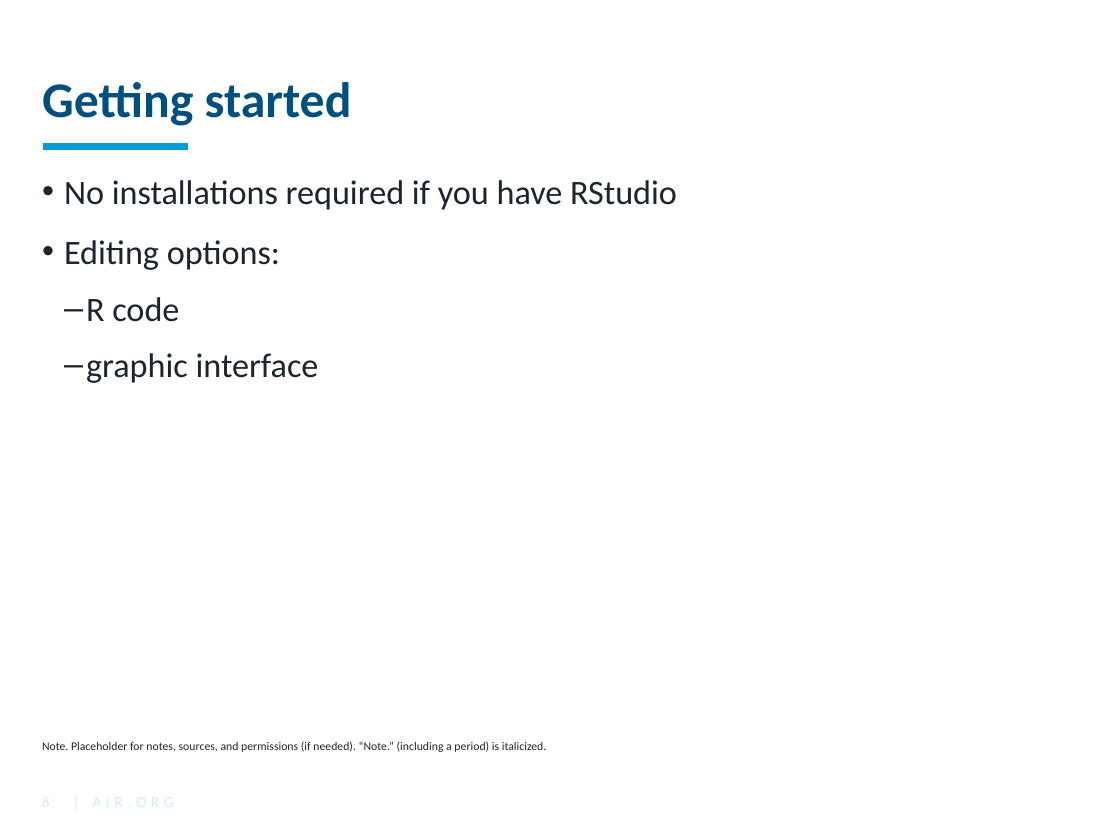
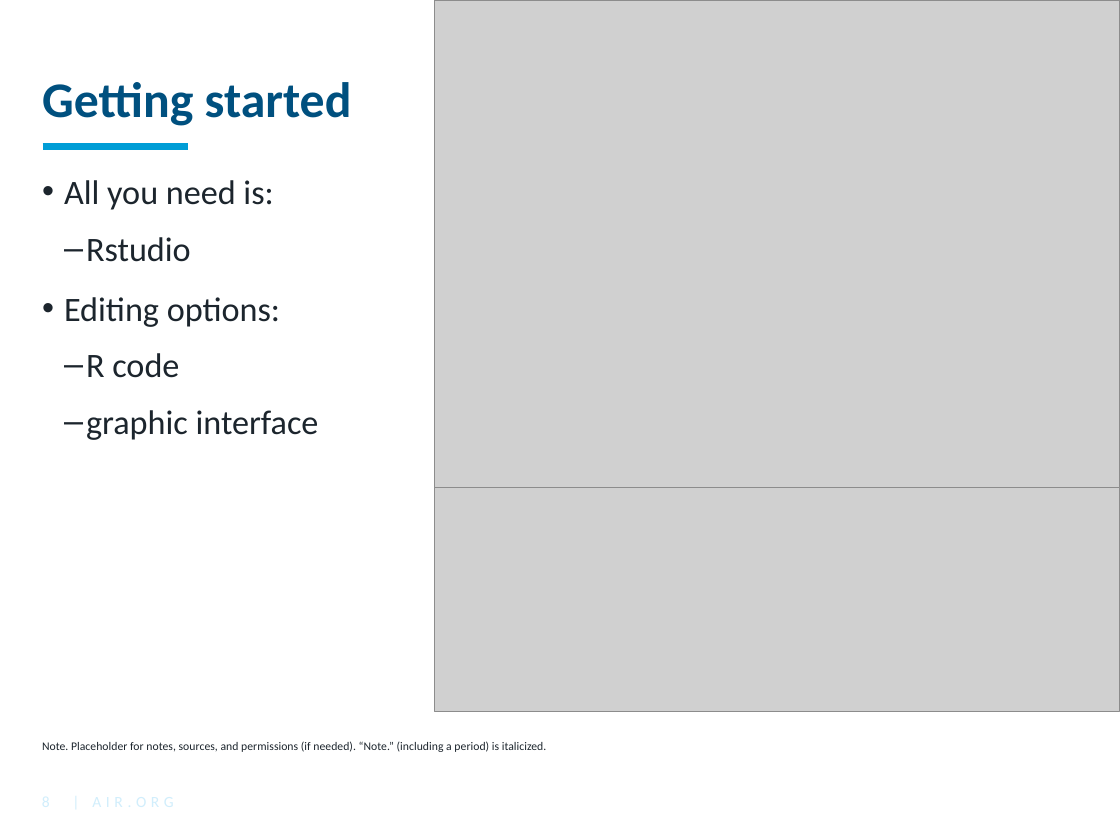
Before and after one commit to American-Institutes-for-Research/dsaa-ncme-2024, a slide deck: slide 8 of NCME.pptx. Drawn at 1120x840 pixels with LibreOffice and Linux fonts; fonts in the diff are those of the drawing; grey boxes stand for pictures; background and template pictures are left out. Boxes give left, top, right and bottom in pixels: in the first picture for what was removed or moved away, otherwise in the second. Text is boxed around its words. In the diff, an @@ line names an element or a change of style, - is before the commit and + after.

Commit message:
add images to powerpoint

```diff
--- a/NCME.pptx
+++ b/NCME.pptx
@@ picture added at [435, 0, 1120, 487] @@
@@ text at [64, 180, 273, 262]: text changed @@
-• No installations required if you have RStudio
+• All you need is:
+  – Rstudio
@@ picture added at [435, 475, 1120, 711] @@
```
Also in this commit, not shown: 3 other slides changed, 2 slides added, 6 slides removed.
